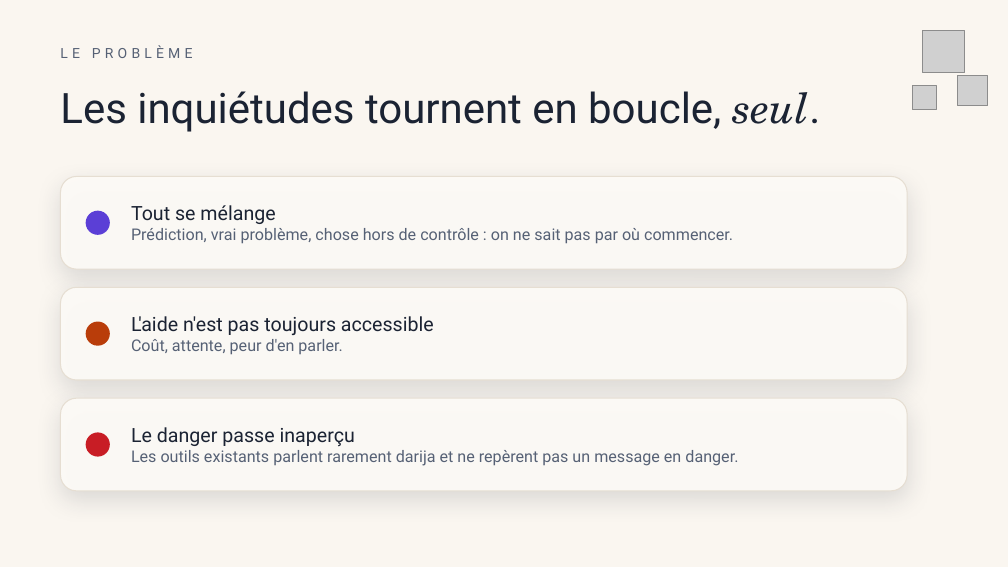
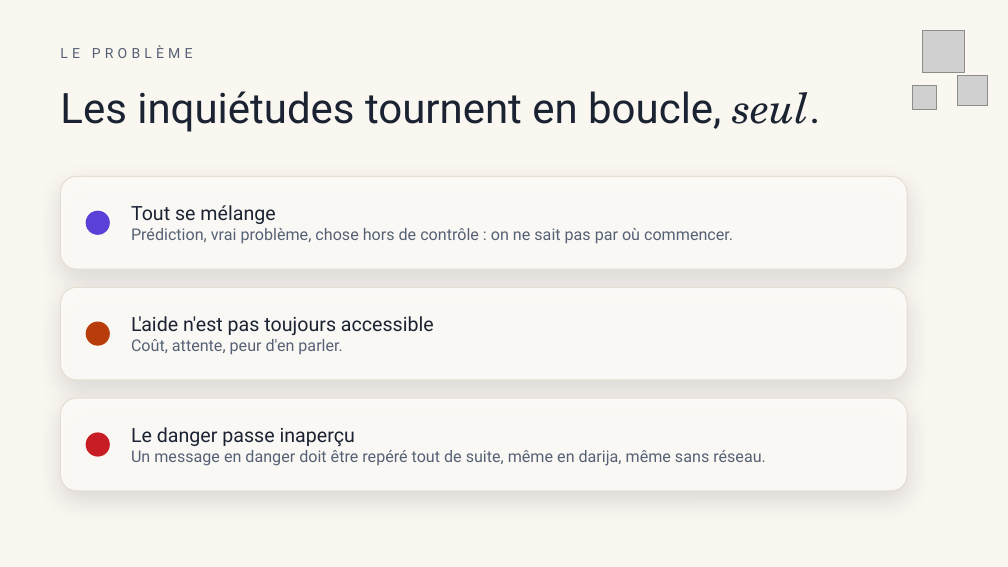
Before and after one commit to ilyasdaoudrma/braver, a slide deck: slide 2 of docs/pitch/BRAVER-Finale-10min.pptx. Drawn at 1008x567 pixels with LibreOffice and Linux fonts; fonts in the diff are those of the drawing; grey boxes stand for pictures; background and template pictures are left out. Boxes give left, top, right and bottom in pixels: in the first picture for what was removed or moved away, otherwise in the second. Text is boxed around its words. In the diff, an @@ line names an element or a change of style, - is before the commit and + after.

```diff
--- a/docs/pitch/BRAVER-Finale-10min.pptx
+++ b/docs/pitch/BRAVER-Finale-10min.pptx
@@ text at box(131, 450, 766, 466): text changed @@
-Les outils existants parlent rarement darija et ne repèrent pas un message en danger.
+Un message en danger doit être repéré tout de suite, même en darija, même sans réseau.
```
Also in this commit, not shown: 3 other slides changed, 26 other files.
